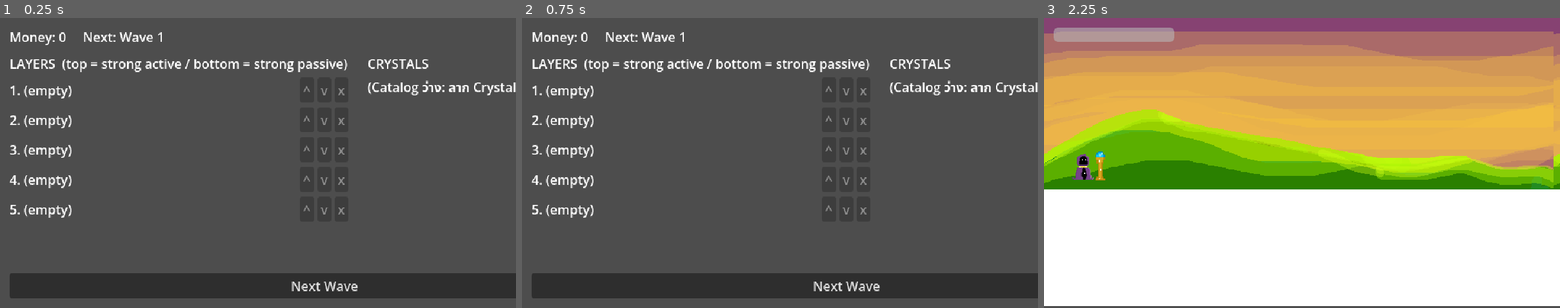
Above: before the commit, frames 1-3 (left to right).
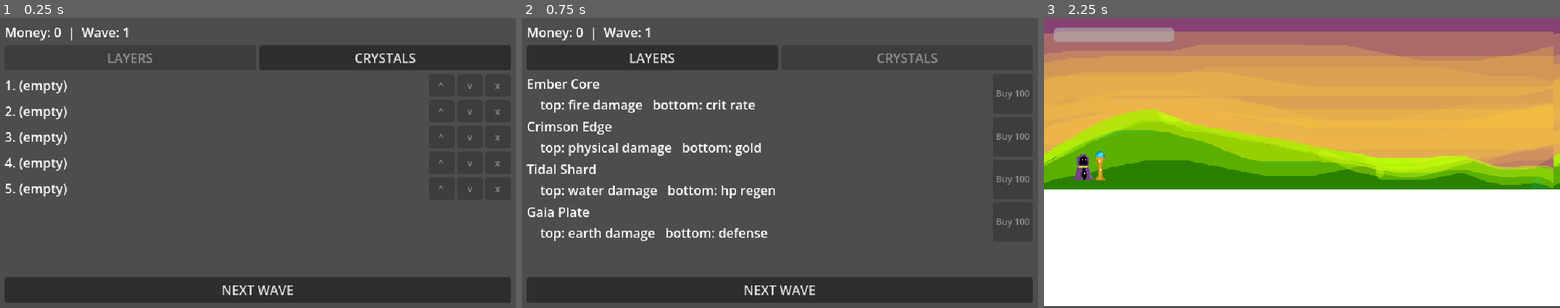
Above: after the commit, the same moments.

Repository: jonjud/layers-of-crystal
Game: Godot game, scene res://scenes/shop.tscn
Same seed, same stepped clock (60 frames per second), same inputs: the game is played once before the commit and once after it. This scene is started directly instead of the project's main scene.
Inputs (mouse positions are in pixels of both pictures, inside the frame that each line leads up to):
- Up to frame 1 (0.25 s): no input
- Up to frame 2 (0.75 s): click (909, 58) at 0.5 s, where only the run after the commit has a clickable "CRYSTALS"
- Up to frame 3 (2.25 s): click (1173, 58) at 1.25 s, where only the run after the commit has a clickable "LAYERS"; click "Next Wave" (after the commit: "NEXT WAVE") at 2 s

The runs differ from the first frame. In frame 1, 12% of the frame differs, in the area x 0-100%, y 3-99%; in frame 2, 14%; in frame 3, nothing differs.

Commit message:
shop fix

Diff:
--- a/resources/crystals/crimson_edge.tres
+++ b/resources/crystals/crimson_edge.tres
@@ -5,5 +5,6 @@
 [resource]
 script = ExtResource("1_eevb7")
 display_name = "Crimson Edge"
+active_type = "physical damage"
 passive_type = "gold"
 metadata/_custom_type_script = "uid://bpuyl4vfneikr"
--- /dev/null
+++ b/resources/crystals/ember_core.tres
@@ -0,0 +1,9 @@
+[gd_resource type="Resource" script_class="CrystalData" format=3 uid="uid://cla52m8k2y2o"]
+
+[ext_resource type="Script" uid="uid://bpuyl4vfneikr" path="res://systems/crystal_data.gd" id="1_gcy6k"]
+
+[resource]
+script = ExtResource("1_gcy6k")
+display_name = "Ember Core"
+passive_type = "crit rate"
+metadata/_custom_type_script = "uid://bpuyl4vfneikr"
--- /dev/null
+++ b/resources/crystals/gaia_plate.tres
@@ -0,0 +1,10 @@
+[gd_resource type="Resource" script_class="CrystalData" format=3 uid="uid://bymiernlcelr5"]
+
+[ext_resource type="Script" uid="uid://bpuyl4vfneikr" path="res://systems/crystal_data.gd" id="1_b16cg"]
+
+[resource]
+script = ExtResource("1_b16cg")
+display_name = "Gaia Plate"
+active_type = "earth damage"
+passive_type = "defense"
+metadata/_custom_type_script = "uid://bpuyl4vfneikr"
--- /dev/null
+++ b/resources/crystals/tidal_shard.tres
@@ -0,0 +1,10 @@
+[gd_resource type="Resource" script_class="CrystalData" format=3 uid="uid://gvmccp0epvgd"]
+
+[ext_resource type="Script" uid="uid://bpuyl4vfneikr" path="res://systems/crystal_data.gd" id="1_daiha"]
+
+[resource]
+script = ExtResource("1_daiha")
+display_name = "Tidal Shard"
+active_type = "water damage"
+passive_type = "hp regen"
+metadata/_custom_type_script = "uid://bpuyl4vfneikr"
--- a/scenes/shop.tscn
+++ b/scenes/shop.tscn
@@ -1,6 +1,12 @@
 [gd_scene format=3 uid="uid://bevb0ko2knpnc"]
 
 [ext_resource type="Script" uid="uid://cimu7akjb62m" path="res://scripts/shop.gd" id="1_xfvoa"]
+[ext_resource type="Script" uid="uid://bpuyl4vfneikr" path="res://systems/crystal_data.gd" id="2_8r1wq"]
+[ext_resource type="Resource" uid="uid://cla52m8k2y2o" path="res://resources/crystals/ember_core.tres" id="3_ajxib"]
+[ext_resource type="Resource" uid="uid://doksonb7kfxxy" path="res://resources/crystals/crimson_edge.tres" id="4_y6sft"]
+[ext_resource type="Resource" uid="uid://gvmccp0epvgd" path="res://resources/crystals/tidal_shard.tres" id="5_m4ofw"]
+[ext_resource type="Resource" uid="uid://bymiernlcelr5" path="res://resources/crystals/gaia_plate.tres" id="6_heatd"]
 
 [node name="shop" type="Node2D" unique_id=692468741]
 script = ExtResource("1_xfvoa")
+catalog = Array[ExtResource("2_8r1wq")]([ExtResource("3_ajxib"), ExtResource("4_y6sft"), ExtResource("5_m4ofw"), ExtResource("6_heatd")])
--- a/scripts/shop.gd
+++ b/scripts/shop.gd
@@ -8,6 +8,9 @@
 var header : Label
 var slots_box : VBoxContainer
 var catalog_box : VBoxContainer
+
+var layers_tab : Button
+var crystals_tab : Button
 
 func _ready() -> void:
 	_build_layout()
@@ -22,28 +25,62 @@
 	var margin := MarginContainer.new()
 	layer.add_child(margin)
 	margin.set_anchors_and_offsets_preset(Control.PRESET_FULL_RECT)
+
 	for side in ["left", "right", "top", "bottom"]:
-		margin.add_theme_constant_override("margin_" + side, 12)
+		margin.add_theme_constant_override("margin_" + side, 6)
 
 	var root := VBoxContainer.new()
-	root.add_theme_constant_override("separation", 10)
+	root.add_theme_constant_override("separation", 5)
 	margin.add_child(root)
 
+	# Header
 	header = Label.new()
 	root.add_child(header)
 
-	var columns := HBoxContainer.new()
-	columns.size_flags_vertical = Control.SIZE_EXPAND_FILL
-	columns.add_theme_constant_override("separation", 24)
-	root.add_child(columns)
-
-	slots_box = _make_column(columns, "LAYERS  (top = strong active / bottom = strong passive)")
-	catalog_box = _make_column(columns, "CRYSTALS")
-
+	# Tabs
+	var tabs := HBoxContainer.new()
+	root.add_child(tabs)
+
+	layers_tab = Button.new()
+	layers_tab.text = "LAYERS"
+	layers_tab.size_flags_horizontal = Control.SIZE_EXPAND_FILL
+	layers_tab.pressed.connect(_show_layers)
+	tabs.add_child(layers_tab)
+
+	crystals_tab = Button.new()
+	crystals_tab.text = "CRYSTALS"
+	crystals_tab.size_flags_horizontal = Control.SIZE_EXPAND_FILL
+	crystals_tab.pressed.connect(_show_crystals)
+	tabs.add_child(crystals_tab)
+
+	# Content
+	var content := Control.new()
+	content.size_flags_vertical = Control.SIZE_EXPAND_FILL
+	root.add_child(content)
+
+	var scroll := ScrollContainer.new()
+	scroll.set_anchors_and_offsets_preset(Control.PRESET_FULL_RECT)
+	content.add_child(scroll)
+
+	var content_box := VBoxContainer.new()
+	content_box.size_flags_horizontal = Control.SIZE_EXPAND_FILL
+	scroll.add_child(content_box)
+
+	slots_box = content_box
+
+	# Catalog container
+	catalog_box = VBoxContainer.new()
+	catalog_box.set_anchors_and_offsets_preset(Control.PRESET_FULL_RECT)
+	content.add_child(catalog_box)
+
+	# Bottom button
 	var next := Button.new()
-	next.text = "Next Wave"
+	next.text = "NEXT WAVE"
+	next.custom_minimum_size.y = 32
 	next.pressed.connect(_on_next_wave_pressed)
 	root.add_child(next)
+
+	_show_layers()
 
 func _make_column(parent : Node, title : String) -> VBoxContainer:
 	var col := VBoxContainer.new()
@@ -62,19 +99,17 @@
 
 # ---------- วาดใหม่ทุกครั้งที่กองเปลี่ยน (ซื้อ/อัปเกรด/สลับ ล้วนทำให้ layers_changed ยิง) ----------
 func _refresh() -> void:
-	header.text = "Money: %d     Next: Wave %d" % [
+	header.text = "Money: %d  |  Wave: %d" % [
 		roundi(GameManager.to_keep["money"]),
 		GameManager.to_keep["current wave"],
 	]
 	_clear(slots_box)
 	_clear(catalog_box)
-
 	for slot in CrystalManager.SLOTS:
 		slots_box.add_child(_make_slot_row(slot))
-
 	if catalog.is_empty():
 		var warn := Label.new()
-		warn.text = "(Catalog ว่าง: ลาก CrystalData ใส่ใน Inspector)"
+		warn.text = "(Catalog empty)"
 		catalog_box.add_child(warn)
 	for crystal in catalog:
 		catalog_box.add_child(_make_catalog_row(crystal))
@@ -102,11 +137,11 @@
 			text += "\n    " + _fmt(crystal.passive_type, CrystalManager.passive_value(slot))
 		label.text = text
 	row.add_child(label)
-
 	var empty : bool = crystal == null
 	row.add_child(_make_button("^", func(): CrystalManager.move_up(slot), empty or slot == 0))
 	row.add_child(_make_button("v", func(): CrystalManager.move_down(slot), empty or slot == CrystalManager.SLOTS - 1))
 	row.add_child(_make_button("x", func(): CrystalManager.unequip(slot), empty))
+	row.add_theme_constant_override("separation", 3)
 	return row
 
 # ---------- แถวของแต่ละแผ่นที่ขาย ----------
@@ -132,6 +167,7 @@
 		row.add_child(_make_button("Upgrade %d" % cost, func(): CrystalManager.try_upgrade(crystal), money < cost))
 		if not CrystalManager.is_equipped(crystal):
 			row.add_child(_make_button("Equip", func(): CrystalManager.equip(crystal), CrystalManager.first_empty_slot() == -1))
+			row.add_theme_constant_override("separation", 3)
 	return row
 
 # ---------- ตัวช่วย ----------
@@ -143,7 +179,24 @@
 	button.text = text
 	button.disabled = disabled
 	button.pressed.connect(action)
+	button.custom_minimum_size = Vector2(32, 28)
+	button.add_theme_font_size_override("font_size", 11)
 	return button
 
 func _on_next_wave_pressed() -> void:
 	get_tree().change_scene_to_file(MAIN_SCENE)
+
+func _show_layers() -> void:
+	slots_box.get_parent().visible = true
+	catalog_box.visible = false
+
+	layers_tab.disabled = true
+	crystals_tab.disabled = false
+
+
+func _show_crystals() -> void:
+	slots_box.get_parent().visible = false
+	catalog_box.visible = true
+
+	layers_tab.disabled = false
+	crystals_tab.disabled = true
